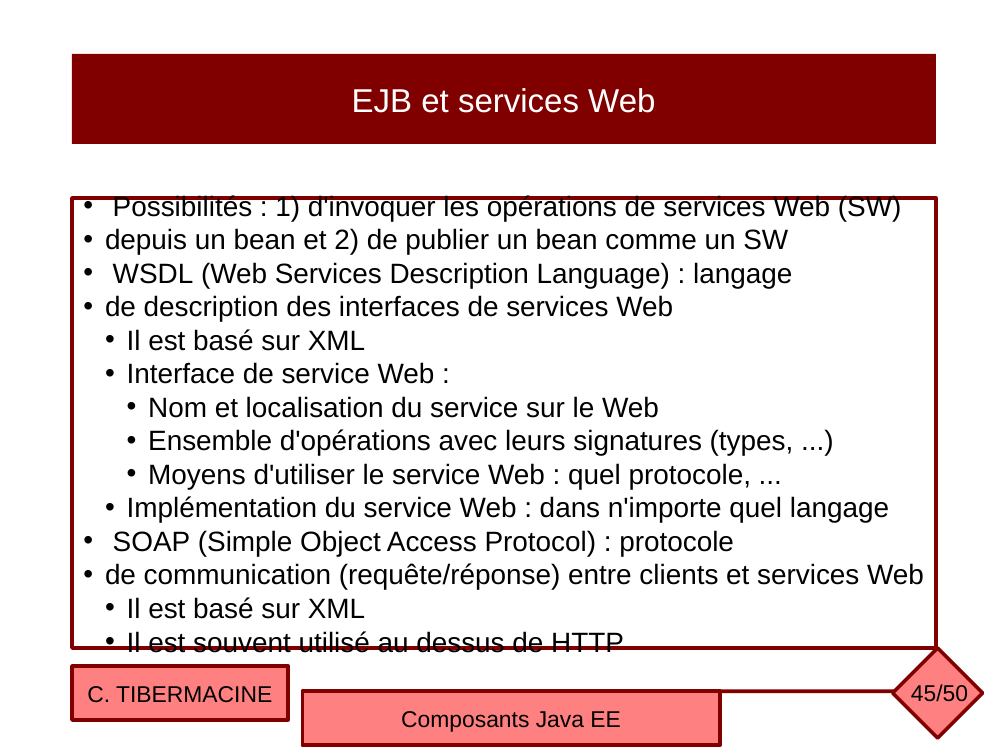
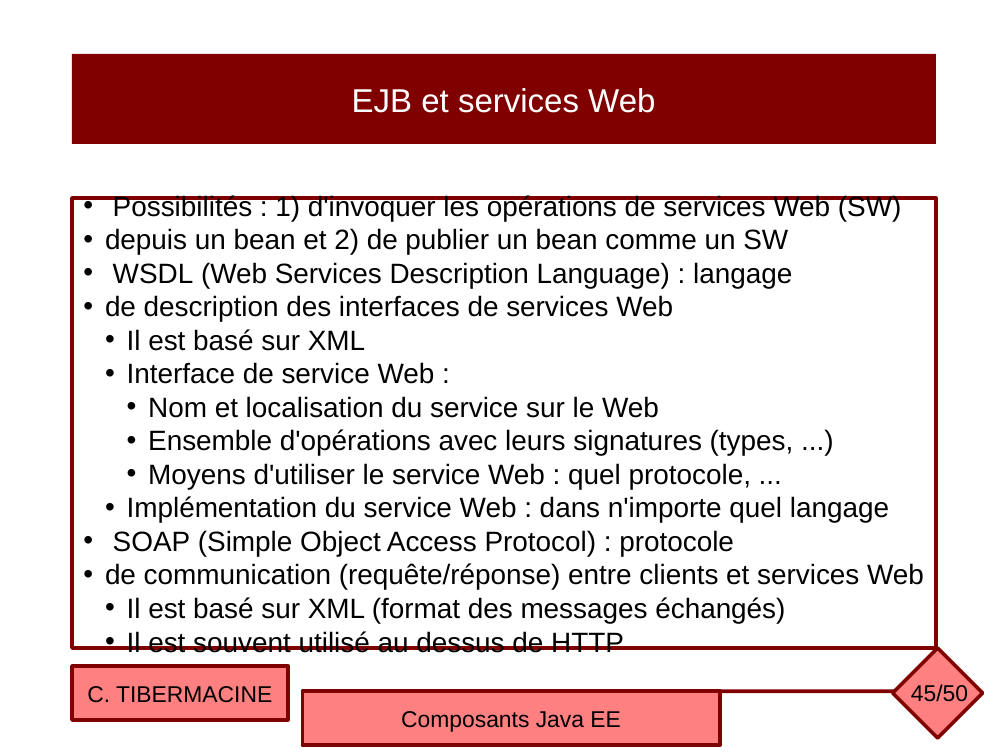
Before and after one commit to ctiber/composants, a slide deck: slide 45 of cours/cours1.odp. Drawn at 1008x756 pixels with LibreOffice and Linux fonts; fonts in the diff are those of the drawing. Boxes give left, top, right and bottom in pixels: in the first picture for what was removed or moved away, otherwise in the second. Text is boxed around its words. In the diff, an @@ line names an element or a change of style, - is before the commit and + after.

```diff
--- a/cours/cours1.odp
+++ b/cours/cours1.odp
@@ text in rectangle at [127,597,785,623]: text changed @@
-  • Il est basé sur XML
+  • Il est basé sur XML (format des messages échangés)
```
Also in this commit, not shown: 10 other slides changed, 18 other files.
